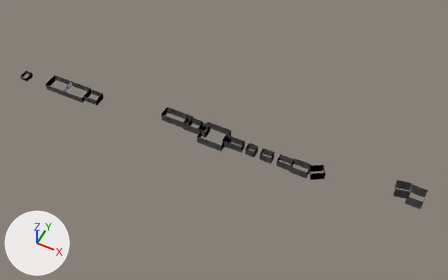
The OBJ model project/Resources/3DModel/Stages/ring_star_court/Stage1_Meadow_Course_soil.obj as it was, and as the next commit left it.
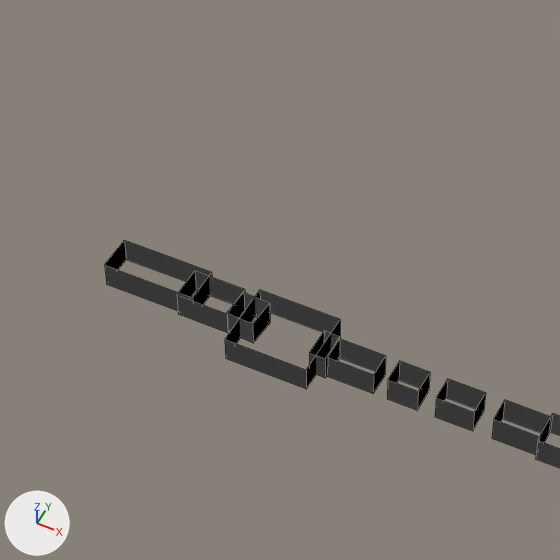
There are two pictures of each version: one whole from a 50 mm camera at (837.0, -1006.0, 1231.0) aimed at (338.0, -7.0, -18.0), one close up on the part from 29% to 66% of the width and 13% to 72% of the height. Lighting does not change. The marker at lower left points along +X, +Y and +Z. The older version's two pictures come first. The close-ups show mesh edges as thin lines. Where no turn or scale is listed for an object, it has been applied to the vertices. Vertices at exactly the same position are counted once.

Objects in the first close-up: 'Course_soil'.
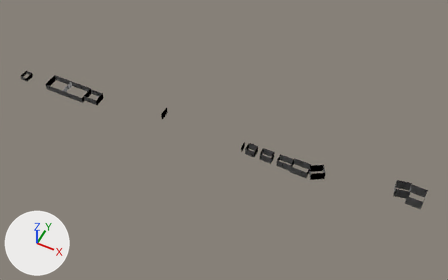
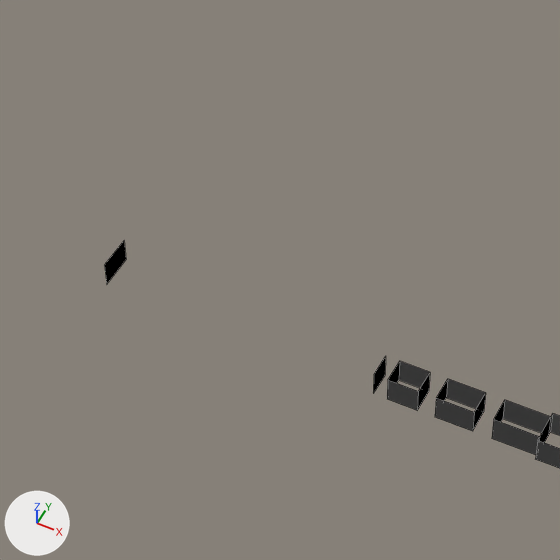
Location of each change, (x1, y1, x2, y2) in pixels of the close-ups (560 x 560 px):
```json
{"object": "Course_soil", "change": "reshaped", "before": [105, 240, 560, 468], "after": [105, 241, 560, 468]}
{"part": 1, "of": "me_course_soil", "change": "deleted", "before": [177, 271, 245, 333]}
{"part": 2, "of": "me_course_soil", "change": "deleted", "before": [309, 331, 340, 378]}
{"part": 3, "of": "me_course_soil", "change": "deleted", "before": [227, 293, 270, 343]}
{"part": 4, "of": "me_course_soil", "change": "deleted", "before": [225, 290, 340, 389]}
{"part": 5, "of": "me_course_soil", "change": "deleted", "before": [105, 240, 212, 311]}
{"part": 6, "of": "me_course_soil", "change": "deleted", "before": [327, 339, 385, 394]}
```

Edits to the scene script, one JSON object a line:
```json
{"block": "me_course_soil", "where": "# used by ob_course_soil; location = (0.0, 0.0, 0.0)"}
{"block": "me_course_soil", "where": "# verts and faces of me_course_soil; kept vertices keep their numbers, new ones are numbered from 132"}
{"block": "me_course_soil", "where": "# before: 28 (153.0, -22.0, 10.0) at pixel (104, 264), 29 (235.0, -22.0, 10.0) at pixel (192, 297), 30 (235.0, -22.0, -13.0), 31 (153.0, -22.0, -13.0) at pixel (106, 284), 32 (235.0, 10.0, 10.0) at pixel (211, 272)"}
{"block": "me_course_soil", "where": "# before: 33 (153.0, 10.0, 10.0) at pixel (124, 240), 34 (153.0, 10.0, -13.0) at pixel (126, 259), 35 (235.0, 10.0, -13.0)"}
{"block": "me_course_soil", "where": "# before: 68 (360.0, -31.0, 10.0) at pixel (327, 357), 69 (400.0, -31.0, 10.0) at pixel (373, 374), 70 (400.0, -31.0, -13.0) at pixel (373, 393), 71 (360.0, -31.0, -13.0) at pixel (327, 376), 72 (400.0, -9.0, 10.0) at pixel (385, 355)"}
{"block": "me_course_soil", "where": "# before: 73 (360.0, -9.0, 10.0) at pixel (339, 338), 74 (360.0, -9.0, -13.0) at pixel (339, 358), 75 (400.0, -9.0, -13.0) at pixel (385, 375)"}
{"op": "remove", "block": "me_course_soil", "code": "me_course_soil.from_pydata(...)  # 132 vertices, 67 faces; spans x -302.0..870.0, y -64.0..44.0, z -13.0..17.0"}
{"op": "add", "block": "me_course_soil", "code": "me_course_soil.from_pydata(...)  # 92 vertices, 45 faces; spans x -302.0..870.0, y -64.0..44.0, z -13.0..17.0"}
{"block": "me_course_soil", "change": "me_course_soil part 1: the loose piece of 8 vertices spanning x 222.0..268.0, y -25.0..5.0, z -13.0..10.0 is deleted"}
{"block": "me_course_soil", "change": "me_course_soil part 2: the loose piece of 8 vertices spanning x 345.0..359.0, y -33.0..-7.0, z -13.0..10.0 is deleted"}
{"block": "me_course_soil", "change": "me_course_soil part 3: the loose piece of 8 vertices spanning x 267.0..293.0, y -26.0..2.0, z -13.0..10.0 is deleted"}
{"block": "me_course_soil", "change": "me_course_soil part 4: the loose piece of 8 vertices spanning x 279.0..351.0, y -50.0..10.0, z -13.0..10.0 is deleted"}
{"block": "me_course_soil", "change": "me_course_soil part 5"}
{"op": "add", "block": "me_course_soil", "code": "delete_vertices([29, 30, 32, 35])  # with the faces that use them"}
{"block": "me_course_soil", "change": "me_course_soil part 6"}
{"op": "add", "block": "me_course_soil", "code": "delete_vertices([68, 71, 73, 74])  # with the faces that use them"}
```
